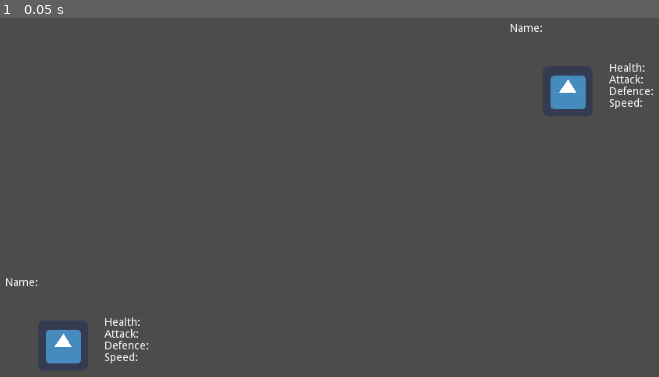
Above: before the commit, frame 1.
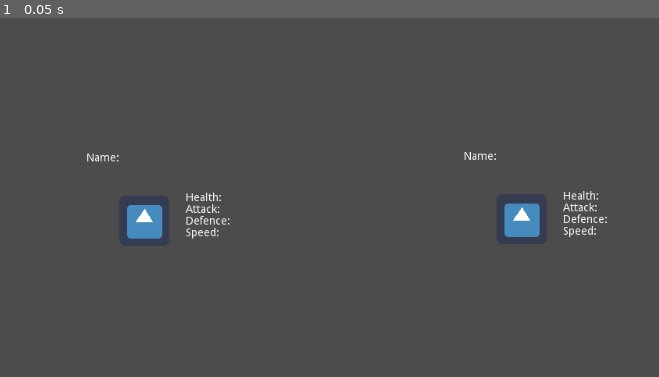
Above: after the commit, the same moment.

Repository: arget4me/ProjectNimbus
Game: Godot game, scene res://Scenes/BattleScene.tscn
Two runs of this game, one before a commit and one after it. Both use one fixed random seed, a clock stepped at 60 frames per second and the inputs below. The project has no main scene, so this scene is started directly. The engine's default icon, where the game draws it, is replaced by a stand-in: a white triangle on a blue panel in a dark square.
Inputs:
- Up to frame 1 (0.05 s): no input

The runs differ from the first frame. In frame 1, 3.3% of the frame differs, in the area x 0-100%, y 1-97%.

Commit message:
create overworld brainstorming branch

Diff:
--- a/CreatureCollector/Scenes/BattleScene.tscn
+++ b/CreatureCollector/Scenes/BattleScene.tscn
@@ -7,7 +7,10 @@
 script = ExtResource( 2 )
 
 [node name="Enemy" type="Node2D" parent="."]
-position = Vector2( 792, 140 )
+position = Vector2( 733, 304 )
+__meta__ = {
+"_edit_group_": true
+}
 
 [node name="Sprite" type="Sprite" parent="Enemy"]
 texture = ExtResource( 1 )
@@ -30,7 +33,10 @@
 Speed:    "
 
 [node name="Player" type="Node2D" parent="."]
-position = Vector2( 146, 466 )
+position = Vector2( 250, 306 )
+__meta__ = {
+"_edit_group_": true
+}
 
 [node name="Sprite" type="Sprite" parent="Player"]
 texture = ExtResource( 1 )
--- /dev/null
+++ b/CreatureCollector/Scenes/Fire3.gd
@@ -0,0 +1,38 @@
+extends Sprite
+
+
+# Declare member variables here. Examples:
+# var a = 2
+# var b = "text"
+
+export(PoolVector2Array) var RoamPositions
+
+export(float) var WaitTime = 3.2
+var timer = 0
+
+var index = 0
+
+# Called when the node enters the scene tree for the first time.
+func _ready():
+	pass # Replace with function body.
+
+export(float) var MoveSpeed = 1
+
+# Called every frame. 'delta' is the elapsed time since the previous frame.
+func _process(delta):
+	if timer > 0:
+		timer -= delta
+	else:
+		var target = RoamPositions[index]
+		var p = position
+
+		if abs(target.x - p.x) <= 0.001 and abs(target.y - p.y) <= 0.001:
+			index += 1
+			index %= RoamPositions.size()
+			timer = WaitTime
+
+		var moveX = 1.0 if target.x > p.x else (-1.0 if target.x < p.x else 0.0)
+		var moveY = 1.0 if target.y > p.y else (-1.0 if target.y < p.y else 0.0)
+
+		position.x += moveX * MoveSpeed
+		position.y += moveY * MoveSpeed
--- /dev/null
+++ b/CreatureCollector/Scenes/OverworldTest.tscn
@@ -0,0 +1,194 @@
+[gd_scene load_steps=6 format=2]
+
+[ext_resource path="res://Images/fire.png" type="Texture" id=1]
+[ext_resource path="res://Images/icon.png" type="Texture" id=2]
+[ext_resource path="res://Scenes/Player.gd" type="Script" id=3]
+[ext_resource path="res://Scenes/Fire3.gd" type="Script" id=4]
+
+[sub_resource type="CircleShape2D" id=1]
+radius = 30.0666
+
+[node name="Node2D" type="Node2D"]
+
+[node name="Node2D" type="Node2D" parent="."]
+
+[node name="ColorRect7" type="ColorRect" parent="Node2D"]
+margin_left = 505.0
+margin_top = 459.0
+margin_right = 819.0
+margin_bottom = 659.0
+color = Color( 0.376471, 0.6, 0.321569, 1 )
+
+[node name="ColorRect6" type="ColorRect" parent="Node2D/ColorRect7"]
+margin_right = 314.0
+margin_bottom = 59.0
+color = Color( 0.435294, 0.172549, 0.172549, 1 )
+
+[node name="ColorRect7" type="ColorRect" parent="Node2D/ColorRect7"]
+margin_left = 96.0
+margin_top = 118.0
+margin_right = 156.0
+margin_bottom = 196.0
+color = Color( 0.462745, 0.27451, 0.203922, 1 )
+
+[node name="ColorRect8" type="ColorRect" parent="Node2D"]
+margin_left = 4.0
+margin_top = 453.0
+margin_right = 318.0
+margin_bottom = 653.0
+color = Color( 0.376471, 0.6, 0.321569, 1 )
+
+[node name="ColorRect6" type="ColorRect" parent="Node2D/ColorRect8"]
+margin_right = 314.0
+margin_bottom = 59.0
+color = Color( 0.435294, 0.172549, 0.172549, 1 )
+
+[node name="ColorRect7" type="ColorRect" parent="Node2D/ColorRect8"]
+margin_left = 96.0
+margin_top = 118.0
+margin_right = 156.0
+margin_bottom = 196.0
+color = Color( 0.462745, 0.27451, 0.203922, 1 )
+
+[node name="ColorRect9" type="ColorRect" parent="Node2D"]
+margin_left = 1475.0
+margin_top = -229.0
+margin_right = 1789.0
+margin_bottom = -29.0
+color = Color( 0.376471, 0.6, 0.321569, 1 )
+
+[node name="ColorRect6" type="ColorRect" parent="Node2D/ColorRect9"]
+margin_right = 314.0
+margin_bottom = 59.0
+color = Color( 0.435294, 0.172549, 0.172549, 1 )
+
+[node name="ColorRect7" type="ColorRect" parent="Node2D/ColorRect9"]
+margin_left = 96.0
+margin_top = 118.0
+margin_right = 156.0
+margin_bottom = 196.0
+color = Color( 0.462745, 0.27451, 0.203922, 1 )
+
+[node name="ColorRect" type="ColorRect" parent="Node2D"]
+margin_left = 399.0
+margin_top = 15.0
+margin_right = 468.0
+margin_bottom = 757.0
+color = Color( 0.54902, 0.47451, 0.380392, 1 )
+
+[node name="ColorRect4" type="ColorRect" parent="Node2D"]
+margin_left = 1307.0
+margin_top = -667.0
+margin_right = 1376.0
+margin_bottom = 75.0
+color = Color( 0.54902, 0.47451, 0.380392, 1 )
+
+[node name="ColorRect2" type="ColorRect" parent="Node2D"]
+margin_left = -298.0
+margin_top = 697.0
+margin_right = 1178.0
+margin_bottom = 757.0
+color = Color( 0.54902, 0.47451, 0.380392, 1 )
+
+[node name="ColorRect3" type="ColorRect" parent="Node2D"]
+margin_left = 399.0
+margin_top = 13.0
+margin_right = 1875.0
+margin_bottom = 73.0
+color = Color( 0.54902, 0.47451, 0.380392, 1 )
+
+[node name="ColorRect5" type="ColorRect" parent="Node2D"]
+margin_left = 927.0
+margin_top = -220.0
+margin_right = 1241.0
+margin_bottom = -20.0
+color = Color( 0.376471, 0.6, 0.321569, 1 )
+
+[node name="ColorRect6" type="ColorRect" parent="Node2D/ColorRect5"]
+margin_right = 314.0
+margin_bottom = 59.0
+color = Color( 0.435294, 0.172549, 0.172549, 1 )
+
+[node name="ColorRect7" type="ColorRect" parent="Node2D/ColorRect5"]
+margin_left = 96.0
+margin_top = 118.0
+margin_right = 156.0
+margin_bottom = 196.0
+color = Color( 0.462745, 0.27451, 0.203922, 1 )
+
+[node name="ColorRect6" type="ColorRect" parent="Node2D"]
+margin_left = 452.0
+margin_top = -226.0
+margin_right = 766.0
+margin_bottom = -26.0
+color = Color( 0.376471, 0.6, 0.321569, 1 )
+
+[node name="ColorRect6" type="ColorRect" parent="Node2D/ColorRect6"]
+margin_right = 314.0
+margin_bottom = 59.0
+color = Color( 0.435294, 0.172549, 0.172549, 1 )
+
+[node name="ColorRect7" type="ColorRect" parent="Node2D/ColorRect6"]
+margin_left = 96.0
+margin_top = 118.0
+margin_right = 156.0
+margin_bottom = 196.0
+color = Color( 0.462745, 0.27451, 0.203922, 1 )
+
+[node name="Fire3" type="Sprite" parent="."]
+position = Vector2( 820, 144 )
+scale = Vector2( 0.406593, 0.406593 )
+texture = ExtResource( 1 )
+script = ExtResource( 4 )
+RoamPositions = PoolVector2Array( 64, 64, 1200, 64, 1200, 800 )
+
+[node name="Area2D" type="Area2D" parent="Fire3"]
+
+[node name="CollisionShape2D" type="CollisionShape2D" parent="Fire3/Area2D"]
+scale = Vector2( 1, 1 )
+shape = SubResource( 1 )
+
+[node name="Fire4" type="Sprite" parent="."]
+position = Vector2( 1352, -144 )
+scale = Vector2( 0.406593, 0.406593 )
+texture = ExtResource( 1 )
+script = ExtResource( 4 )
+RoamPositions = PoolVector2Array( 64, 64, 1200, 64, 1200, 800 )
+
+[node name="Area2D" type="Area2D" parent="Fire4"]
+
+[node name="CollisionShape2D" type="CollisionShape2D" parent="Fire4/Area2D"]
+scale = Vector2( 1, 1 )
+shape = SubResource( 1 )
+
+[node name="Fire5" type="Sprite" parent="."]
+position = Vector2( 431, 711 )
+scale = Vector2( 0.406593, 0.406593 )
+texture = ExtResource( 1 )
+script = ExtResource( 4 )
+RoamPositions = PoolVector2Array( 64, 400, 1200, 64, 1200, -500 )
+
+[node name="Area2D" type="Area2D" parent="Fire5"]
+
+[node name="CollisionShape2D" type="CollisionShape2D" parent="Fire5/Area2D"]
+scale = Vector2( 1, 1 )
+shape = SubResource( 1 )
+
+[node name="Player" type="Node2D" parent="."]
+script = ExtResource( 3 )
+
+[node name="Sprite" type="Sprite" parent="Player"]
+texture = ExtResource( 2 )
+
+[node name="Camera2D" type="Camera2D" parent="Player"]
+current = true
+smoothing_enabled = true
+smoothing_speed = 3.0
+
+[node name="Area2D" type="Area2D" parent="Player"]
+
+[node name="CollisionShape2D" type="CollisionShape2D" parent="Player/Area2D"]
+scale = Vector2( 1, 1 )
+shape = SubResource( 1 )
+
+[connection signal="area_entered" from="Player/Area2D" to="Player" method="_on_Area2D_area_entered"]
--- /dev/null
+++ b/CreatureCollector/Scenes/Player.gd
@@ -0,0 +1,27 @@
+extends Node2D
+
+
+# Declare member variables here. Examples:
+# var a = 2
+# var b = "text"
+
+
+# Called when the node enters the scene tree for the first time.
+func _ready():
+	pass # Replace with function body.
+
+export(float) var MoveSpeed = 3.0
+
+# Called every frame. 'delta' is the elapsed time since the previous frame.
+func _process(delta):
+	var moveX = 1.0 if Input.is_action_pressed("ui_right") else (-1.0 if Input.is_action_pressed("ui_left") else 0.0)
+	var moveY = 1.0 if Input.is_action_pressed("ui_down") else (-1.0 if Input.is_action_pressed("ui_up") else 0.0)
+
+	position.x += moveX * MoveSpeed
+	position.y += moveY * MoveSpeed
+
+
+
+
+func _on_Area2D_area_entered(area):
+	get_tree().load("res://Scenes/BattleScene.tscn")
Binary file added: CreatureCollector/Images/fire.png
Not shown, added: CreatureCollector/Images/fire.png.import
